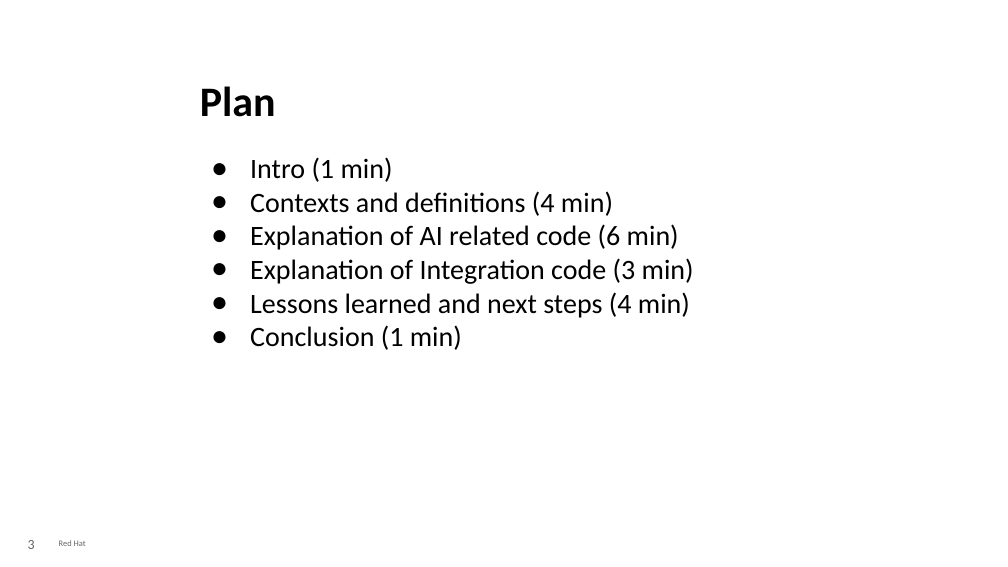
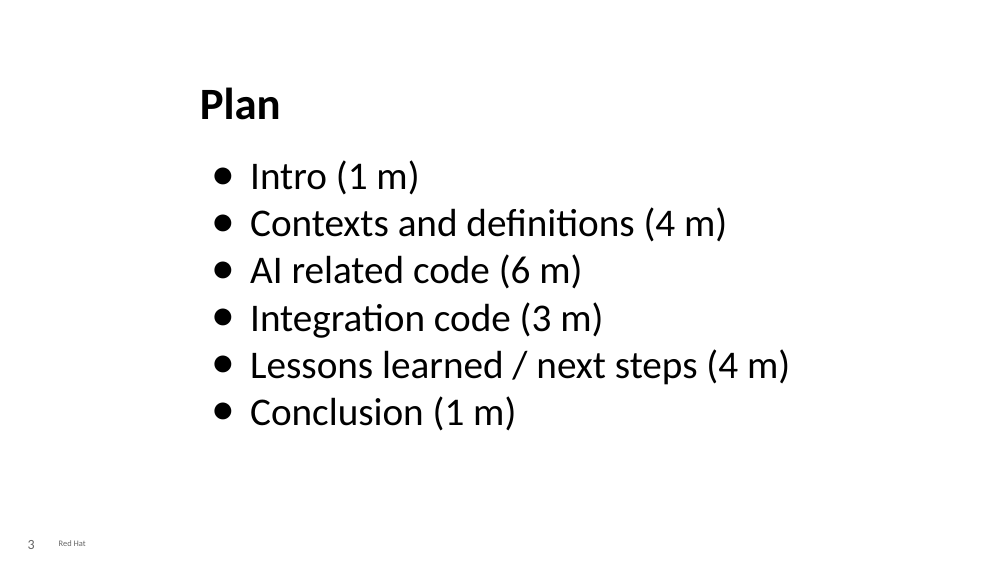
Before and after one commit to aldettinger/jcon-europe-2026, a slide deck: slide 3 of JCON Europe 2026.odp. Drawn at 1008x567 pixels with LibreOffice and Linux fonts; fonts in the diff are those of the drawing; background and template pictures are left out. Boxes give left, top, right and bottom in pixels: in the first picture for what was removed or moved away, otherwise in the second. Text is boxed around its words. In the diff, an @@ line names an element or a change of style, - is before the commit and + after.

```diff
--- a/JCON Europe 2026.odp
+++ b/JCON Europe 2026.odp
@@ text "Plan" at bbox=[200, 87, 281, 120]: size 30 to 32 pt @@
@@ text at bbox=[250, 160, 790, 431]: text changed; size 20 to 28 pt @@
-● Intro (1 min)
-● Contexts and definitions (4 min)
-● Explanation of AI related code (6 min)
-● Explanation of Integration code (3 min)
-● Lessons learned and next steps (4 min)
-● Conclusion (1 min)
+● Intro (1 m)
+● Contexts and definitions (4 m)
+● AI related code (6 m)
+● Integration code (3 m)
+● Lessons learned / next steps (4 m)
+● Conclusion (1 m)
```
Also in this commit, not shown: 6 other slides changed, 1 other file.
